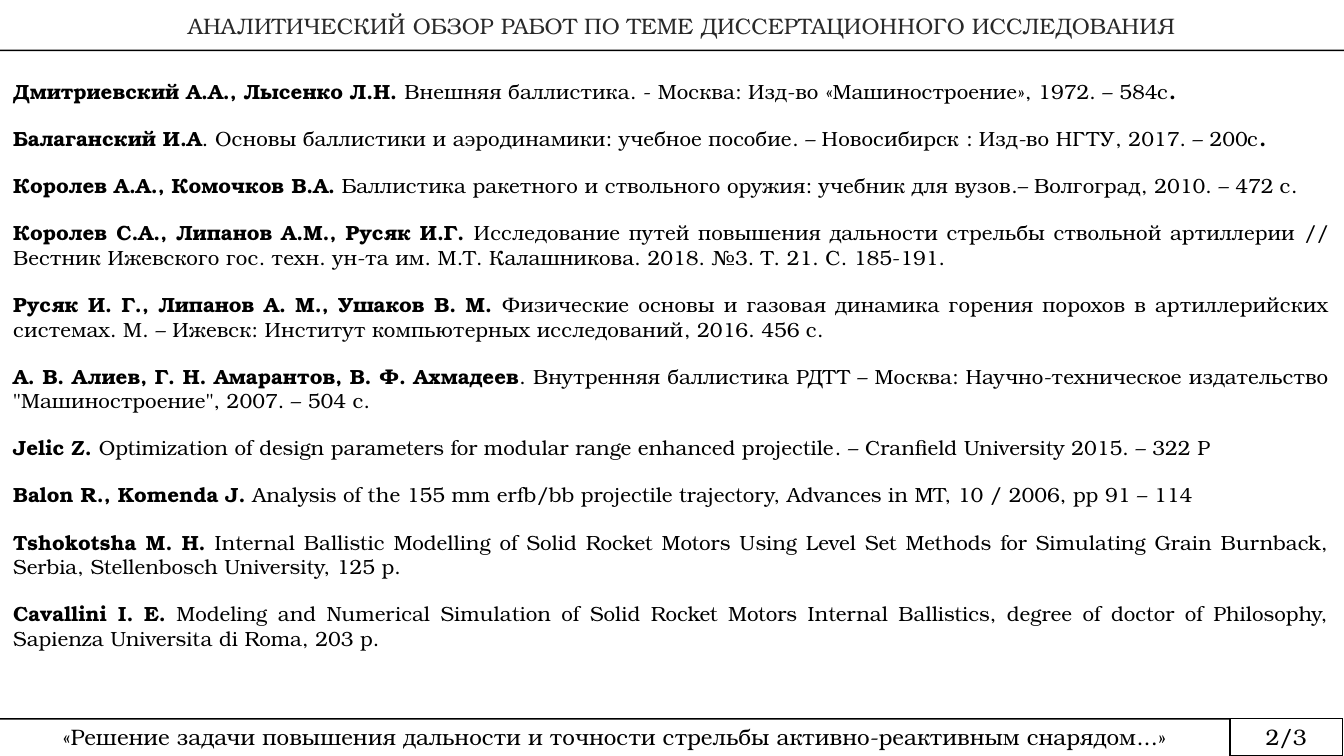
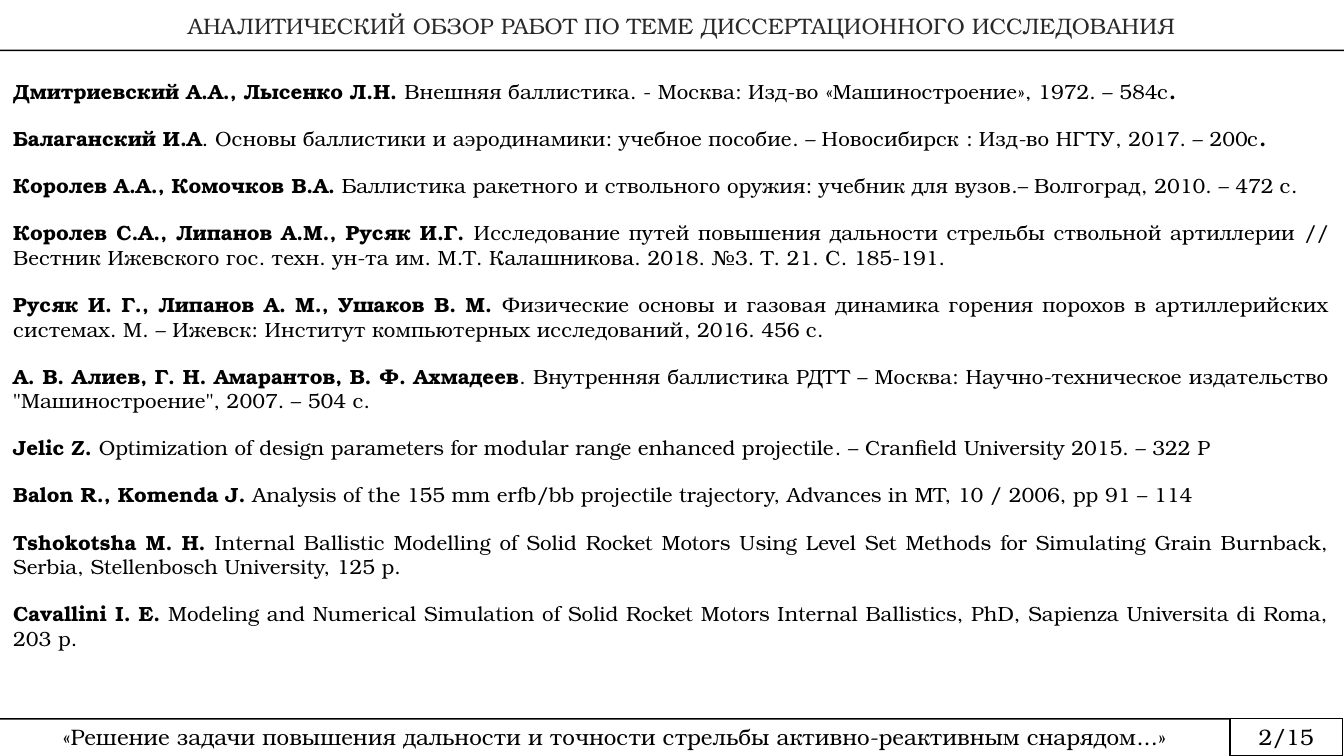
Before and after one commit to rustam-mansurov/cats, a slide deck: slide 2 of Аспирантура/План диссертации.pptx. Drawn at 1344x756 pixels with LibreOffice and Linux fonts; fonts in the diff are those of the drawing. Boxes give left, top, right and bottom in pixels: in the first picture for what was removed or moved away, otherwise in the second. Text is boxed around its words. In the diff, an @@ line names an element or a change of style, - is before the commit and + after.

```diff
--- a/Аспирантура/План диссертации.pptx
+++ b/Аспирантура/План диссертации.pptx
@@ text at (13,605,1327,651): text changed @@
-Cavallini I. E. Modeling and Numerical Simulation of Solid Rocket Motors Internal Ballistics, degree of doctor of Philosophy, Sapienza Universita di Roma, 203 p.
+Cavallini I. E. Modeling and Numerical Simulation of Solid Rocket Motors Internal Ballistics, PhD, Sapienza Universita di Roma, 203 p.
@@ text at (1259,729,1314,748): text changed @@
-2/3
+2/15
```
Also in this commit, not shown: 13 other slides changed, 7 slides added, 6 other files.
